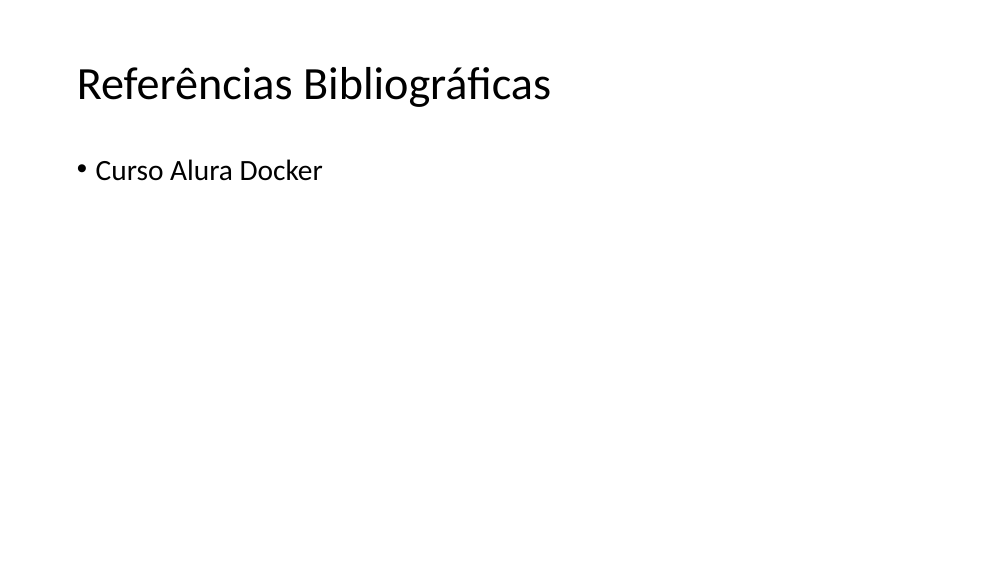
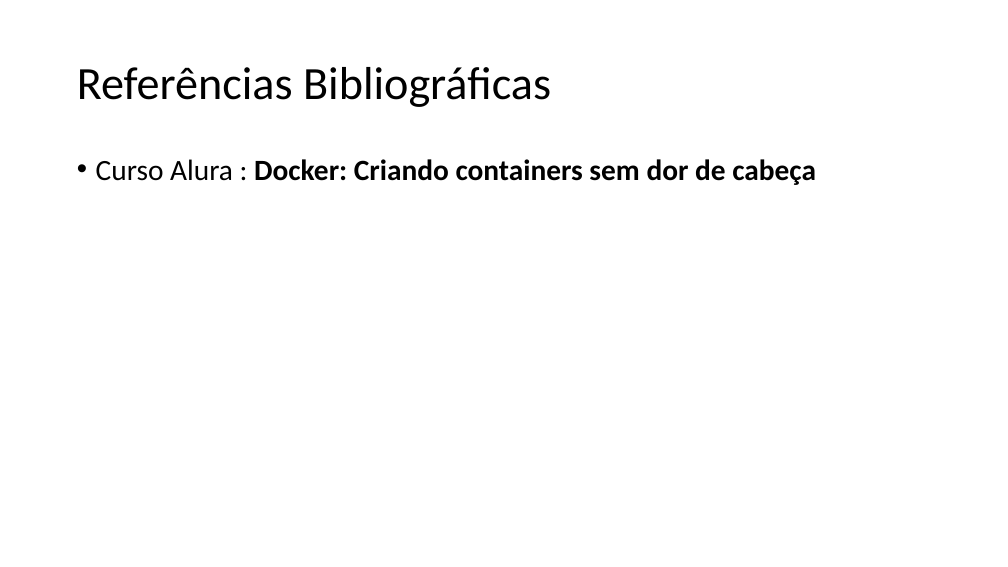
Before and after one commit to lacsousa/learning-docker, a slide deck: slide 31 of docs/docker-apresentacao-01.pptx (slide 30 before the commit). Drawn at 1008x567 pixels with LibreOffice and Linux fonts; fonts in the diff are those of the drawing. Boxes give left, top, right and bottom in pixels: in the first picture for what was removed or moved away, otherwise in the second. Text is boxed around its words. In the diff, an @@ line names an element or a change of style, - is before the commit and + after.

```diff
--- a/docs/docker-apresentacao-01.pptx
+++ b/docs/docker-apresentacao-01.pptx
@@ text at <box>96,159,816,185</box>: text changed; bold on @@
-• Curso Alura Docker
+• Curso Alura : Docker: Criando containers sem dor de cabeça
```
Also in this commit, not shown: 4 other slides changed, 2 slides added, 1 slide removed, 1 other file.
